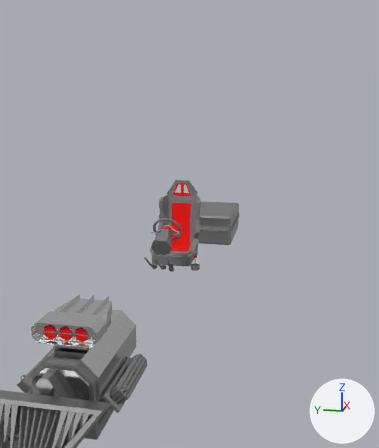
What one commit did to the OBJ model tools/blender/car2_parts.obj.
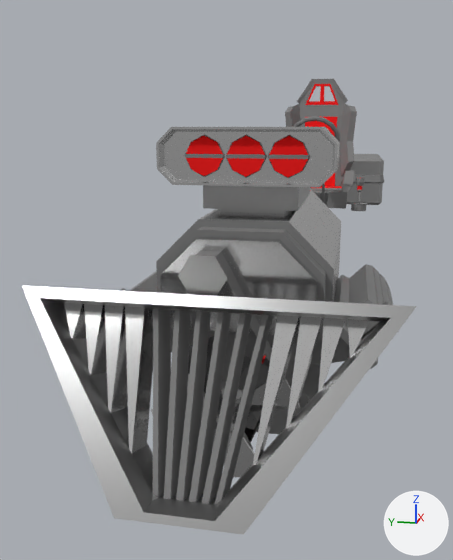
Old and new are each drawn whole from a camera (50 mm lens) standing at (-6.65, -1.55, 1.68) and looking at (-0.51, -0.32, 0.14) and again close up from a camera (50 mm lens) standing at (-5.18, -0.3, 0.11) and looking at (-3.86, -0.04, -0.21). Lighting does not change. The marker at lower right points along +X, +Y and +Z. The last two pictures show the newer version. Where no turn or scale is listed for an object, it has been applied to the vertices.

Objects in the first close-up: 'belt', 'engine', 'radiator', 'seat', 'stacks', 'tank' and 4 more.
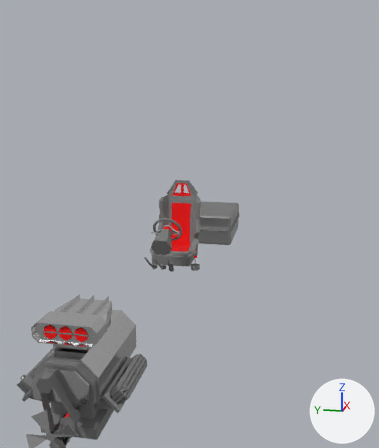
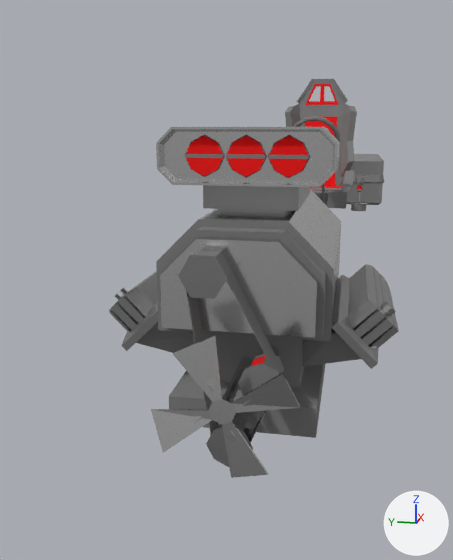
Boxes (x1, y1, x2, y2) around the edits, measured in the close-ups (453 x 560 px):
'radiator', deleted: before (22, 286, 417, 535)
    faces in mat_default5 (grey #aaaaaa): (22, 286, 417, 535)
    faces in mat_default4 (grey #7c7c7c): (153, 308, 273, 504)
    faces in mat_default6 (light grey #dedede): (64, 303, 370, 465)
'belt', unchanged, uncovered by the edit: (151, 336, 300, 478) in both

The change, as a diff of the scene's bpy script:
```diff
--- a/tools/blender/car2_parts.obj.py
+++ b/tools/blender/car2_parts.obj.py
@@ ob_radiator @@
-ob_radiator = bpy.data.objects.new('radiator', me_radiator)
-ob_radiator.location = (0.0, 0.0, 0.0)
```
